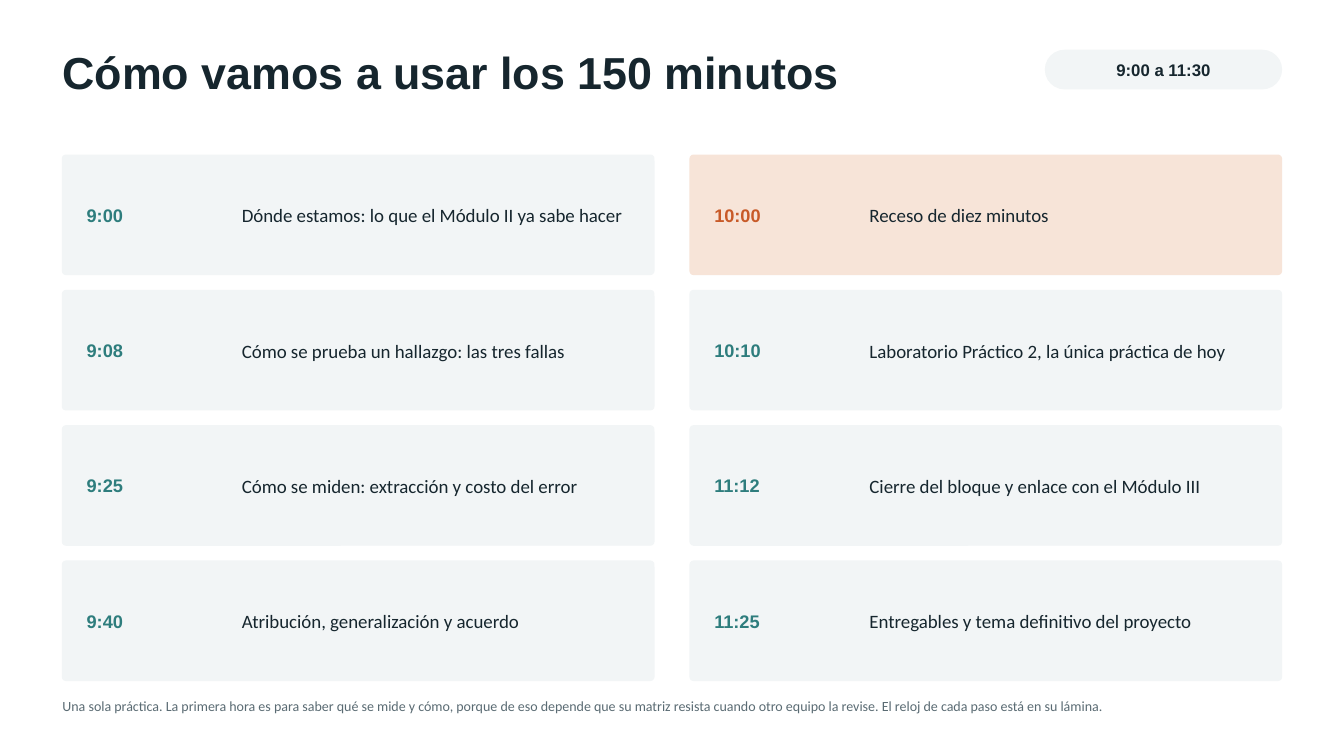
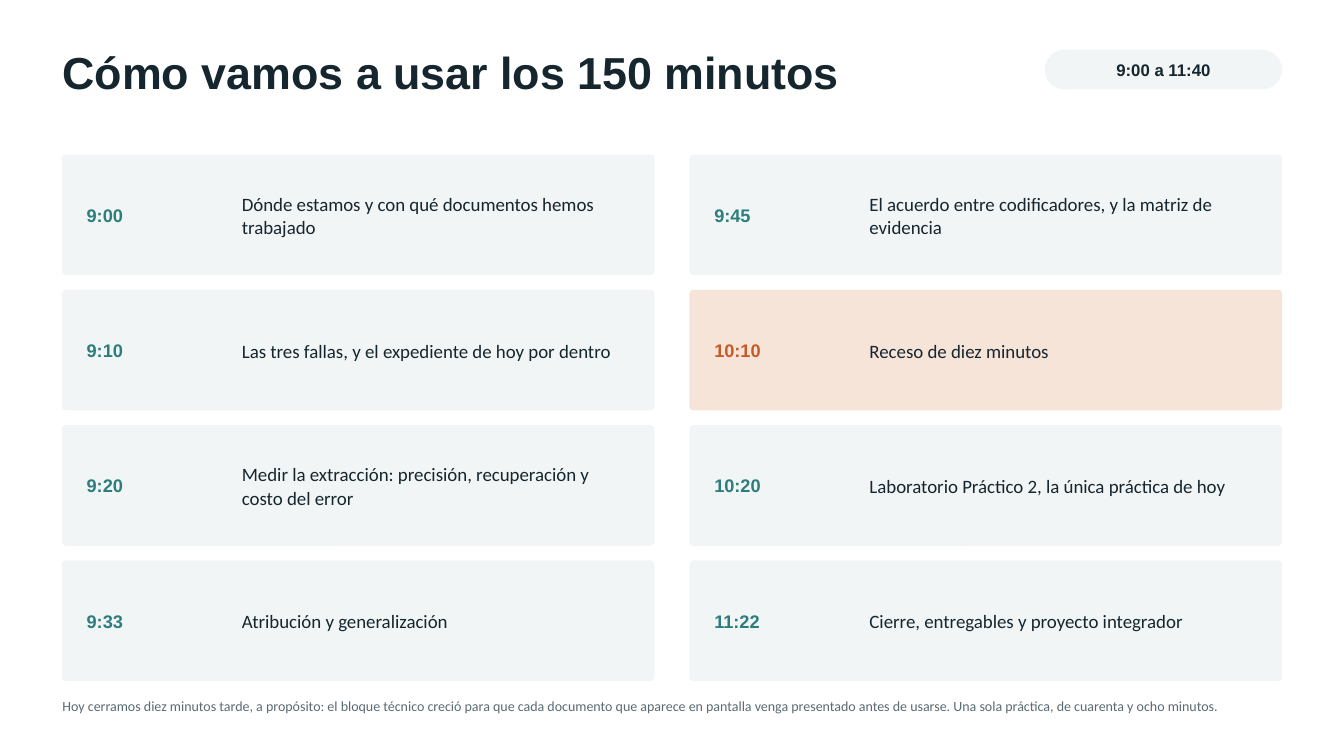
Before and after one commit to marvtrejo/curso-inegi-gen-ai, a slide deck: slide 2 of sesion-06/Sesion_06_Laboratorio_Cualitativo.pptx. Drawn at 1344x756 pixels with LibreOffice and Linux fonts; fonts in the diff are those of the drawing. Boxes give left, top, right and bottom in pixels: in the first picture for what was removed or moved away, otherwise in the second. Text is boxed around its words. In the diff, an @@ line names an element or a change of style, - is before the commit and + after.

```diff
--- a/sesion-06/Sesion_06_Laboratorio_Cualitativo.pptx
+++ b/sesion-06/Sesion_06_Laboratorio_Cualitativo.pptx
@@ text at bbox=[1116, 64, 1210, 76]: text changed @@
-9:00 a 11:30
+9:00 a 11:40
@@ rounded rectangle at bbox=[691, 155, 1282, 274]: fill #F7E4D8 to #F2F5F6; outline #F7E4D8 1 pt to #F2F5F6 1 pt @@
@@ text at bbox=[242, 198, 594, 238]: text changed @@
-Dónde estamos: lo que el Módulo II ya sabe hacer
+Dónde estamos y con qué documentos hemos trabajado
@@ text at bbox=[714, 209, 750, 222]: text changed; text colour #C85A28 to #2E7D7D @@
-10:00
+9:45
@@ text at bbox=[869, 198, 1212, 234]: text changed @@
-Receso de diez minutos
+El acuerdo entre codificadores, y la matriz de evidencia
@@ rounded rectangle at bbox=[691, 290, 1282, 409]: fill #F2F5F6 to #F7E4D8; outline #F2F5F6 1 pt to #F7E4D8 1 pt @@
@@ text "10:10" at bbox=[714, 344, 760, 357]: text colour #2E7D7D to #C85A28 @@
@@ text at bbox=[87, 344, 123, 357]: text changed @@
-9:08
+9:10
@@ text at bbox=[242, 345, 610, 361]: text changed @@
-Cómo se prueba un hallazgo: las tres fallas
+Las tres fallas, y el expediente de hoy por dentro
@@ text at bbox=[869, 345, 1049, 358]: text changed @@
-Laboratorio Práctico 2, la única práctica de hoy
+Receso de diez minutos
@@ text at bbox=[87, 479, 123, 492]: text changed @@
-9:25
+9:20
@@ text at bbox=[242, 468, 589, 505]: text changed @@
-Cómo se miden: extracción y costo del error
+Medir la extracción: precisión, recuperación y costo del error
@@ text at bbox=[714, 479, 760, 492]: text changed @@
-11:12
+10:20
@@ text at bbox=[869, 480, 1225, 496]: text changed @@
-Cierre del bloque y enlace con el Módulo III
+Laboratorio Práctico 2, la única práctica de hoy
@@ text at bbox=[87, 615, 123, 628]: text changed @@
-9:40
+9:33
@@ text at bbox=[242, 615, 447, 632]: text changed @@
-Atribución, generalización y acuerdo
+Atribución y generalización
@@ text at bbox=[714, 615, 759, 628]: text changed @@
-11:25
+11:22
@@ text at bbox=[869, 615, 1183, 632]: text changed @@
-Entregables y tema definitivo del proyecto
+Cierre, entregables y proyecto integrador
@@ text at bbox=[62, 701, 1218, 714]: text changed @@
-Una sola práctica. La primera hora es para saber qué se mide y cómo, porque de eso depende que su matriz resista cuando otro equipo la revise. El reloj de cada paso está en su lámina.
+Hoy cerramos diez minutos tarde, a propósito: el bloque técnico creció para que cada documento que aparece en pantalla venga presentado antes de usarse. Una sola práctica, de cuarenta y ocho minutos.
```
Also in this commit, not shown: 9 other slides changed, 3 slides added, 2 other files.
